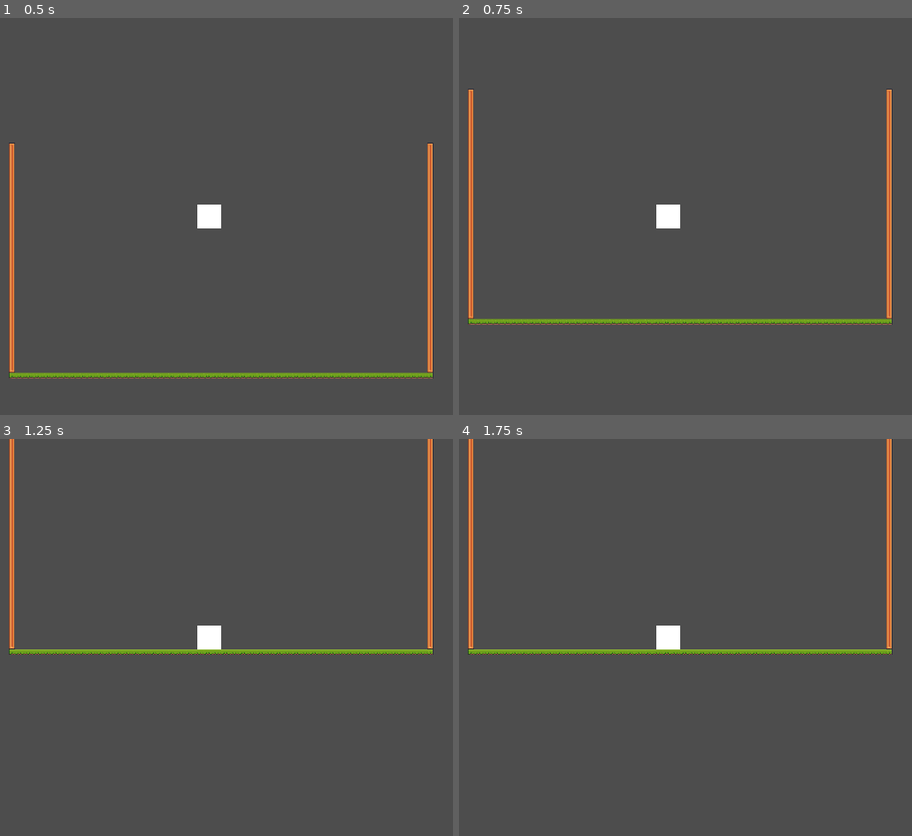
Above: before the commit, frames 1-4 (two rows, left to right).
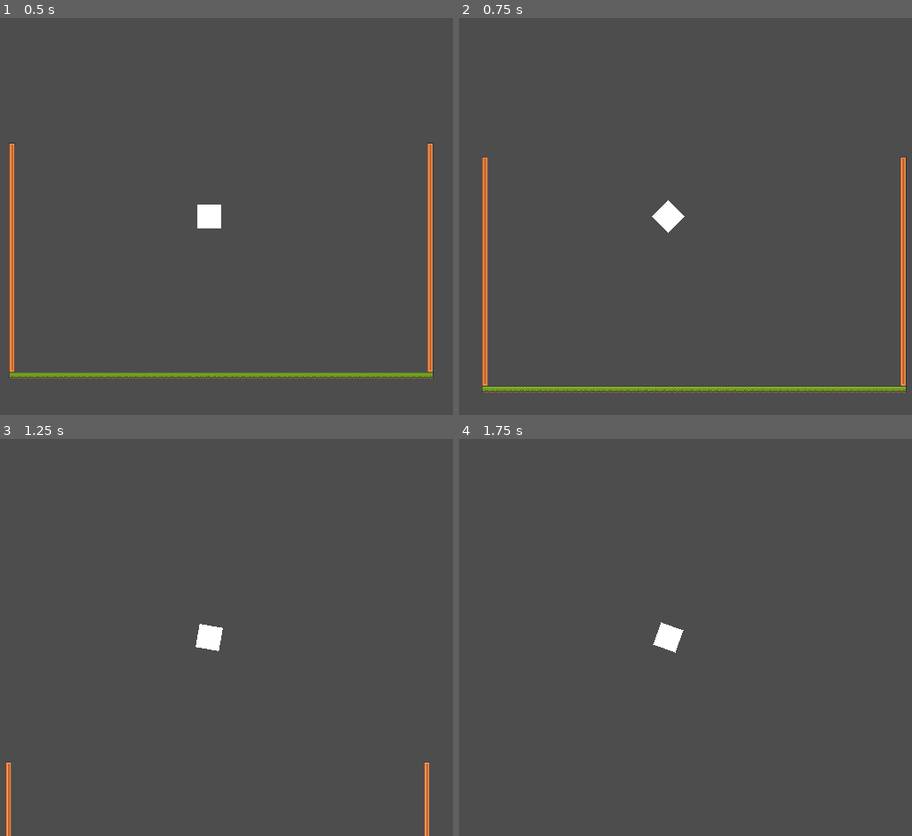
Above: after the commit, the same moments.

Repository: More-Than-Many/2d-platformer-geometry-game
Game: Godot game, scene res://test-level/test-level.tscn
Same seed, same stepped clock (60 frames per second), same inputs: the game is played once before the commit and once after it.
Inputs (mouse positions are in pixels of both pictures, inside the frame that each line leads up to):
- Up to frame 1 (0.5 s): no input
- Up to frame 2 (0.75 s): move the mouse to (825, 196) at 0.52 s; hold D (right) from 0.53 s (still down); tap Space (jump) at 0.6 s
- Up to frame 3 (1.25 s): keep holding D (right); tap Space (jump) at 0.77, 1.07 s
- Up to frame 4 (1.75 s): move the mouse to (526, 657) at 1.27 s; release D (right) at 1.28 s; hold A (left) from 1.28 s (still down); tap Space (jump) at 1.35, 1.52 s

Frame 1 is identical in both runs. In frame 2, 5.9% of the frame differs, in the area x 1-99%, y 17-95%; in frame 3, 3.1%; in frame 4, 2.7%.
Error before the commit: Parse Error: Expected ")" after annotation arguments. (res://test-player/test_player.gd:6)

Commit message:
Functionalish Jumping

Diff:
--- a/test-player/test-player.tscn
+++ b/test-player/test-player.tscn
@@ -7,10 +7,10 @@
 
 [sub_resource type="CanvasTexture" id="CanvasTexture_tmtbt"]
 
-[node name="TestPlayer" type="RigidBody2D" node_paths=PackedStringArray("CornerHolder")]
+[node name="TestPlayer" type="RigidBody2D" node_paths=PackedStringArray("Center")]
 mass = 0.25
 script = ExtResource("1_d7e6n")
-CornerHolder = NodePath("CornerHolder")
+Center = NodePath("Center")
 
 [node name="CollisionShape2D" type="CollisionShape2D" parent="."]
 shape = SubResource("RectangleShape2D_d7e6n")
@@ -23,18 +23,16 @@
 
 [node name="Camera2D" type="Camera2D" parent="."]
 
-[node name="CornerHolder" type="Node" parent="."]
+[node name="Center" type="Node2D" parent="."]
 
-[node name="BottomLeft" type="Node2D" parent="CornerHolder"]
+[node name="BottomLeft" type="Node2D" parent="Center"]
 position = Vector2(-32, 32)
 
-[node name="BottomRight" type="Node2D" parent="CornerHolder"]
+[node name="BottomRight" type="Node2D" parent="Center"]
 position = Vector2(32, 32)
 
-[node name="TopLeft" type="Node2D" parent="CornerHolder"]
+[node name="TopLeft" type="Node2D" parent="Center"]
 position = Vector2(-32, -32)
 
-[node name="TopRight" type="Node2D" parent="CornerHolder"]
+[node name="TopRight" type="Node2D" parent="Center"]
 position = Vector2(32, -32)
-
-[node name="Center" type="Node2D" parent="CornerHolder"]
--- a/test-player/test_player.gd
+++ b/test-player/test_player.gd
@@ -1,10 +1,6 @@
 extends RigidBody2D
 
-@export var base_torque_force := 12000.0
-@export var jump_height := 1200.0
-
-@export_group("Nodes"
-@export var CornerHolder : Node
+@export_group("Nodes")
 @export var Center : Node2D
 
 @export_group("Input")
@@ -15,6 +11,7 @@
 @export_group("Player Movement")
 @export var base_torque := 12000.0
 @export var jump_height := 1200.0
+@export var jump_length := 600.0
 
 @export_group("Player Abilities")
 @export var frozen := false
@@ -22,12 +19,12 @@
 @export var can_jump := true
 
 var input_direction : float
-var current_torque_force : float
+var current_torque : float
 
 var corners = []
 
 func _ready():
-	for child in CornerHolder.get_children():
+	for child in Center.get_children():
 		if child is Node2D:
 			corners.append(child)
 
@@ -36,8 +33,8 @@
 		return
 
 	input_direction = Input.get_axis("left", "right")
-	current_torque_force = lerp(current_torque_force, input_direction * base_torque_force, 0.5)
-	apply_torque(current_torque_force)
+	current_torque = lerp(current_torque, input_direction * base_torque, 0.5)
+	apply_torque(current_torque)
 
 	if not can_jump:
 		return
@@ -49,14 +46,16 @@
 
 
 func jump() -> void:
-	var highest_corner_position = Center.global_position
+	var highest_corner_position = Vector2(Center.global_position.x, Center.global_position.y - 32)
+
 
 	for corner in corners:
-		if corner.global_position.y == (highest_corner_position.y - 32.0):
+		if abs(corner.global_position.y - (Center.global_position.y - 32)) < 1.0:
 			pass
 		elif corner.global_position.y < highest_corner_position.y:
 			highest_corner_position = corner.global_position
 
-	var direction_to_corner = (point - self.global_position).normalized()
-	linear_velocity.x += direction_to_point.x
-	linear_velocity.y += direction_to_corner.y * jump_height
+	var direction_to_corner = (highest_corner_position - Center.global_position).normalized()
+
+	linear_velocity.x = direction_to_corner.x * jump_length
+	linear_velocity.y = direction_to_corner.y * jump_height
